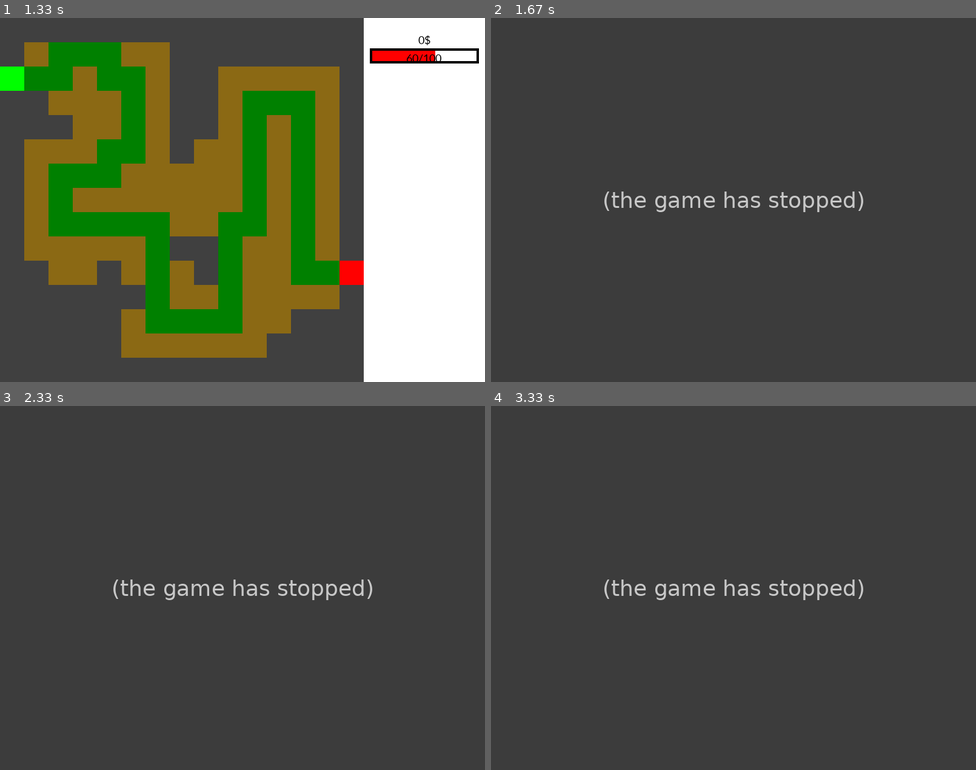
Above: before the commit, frames 1-4 (two rows, left to right).
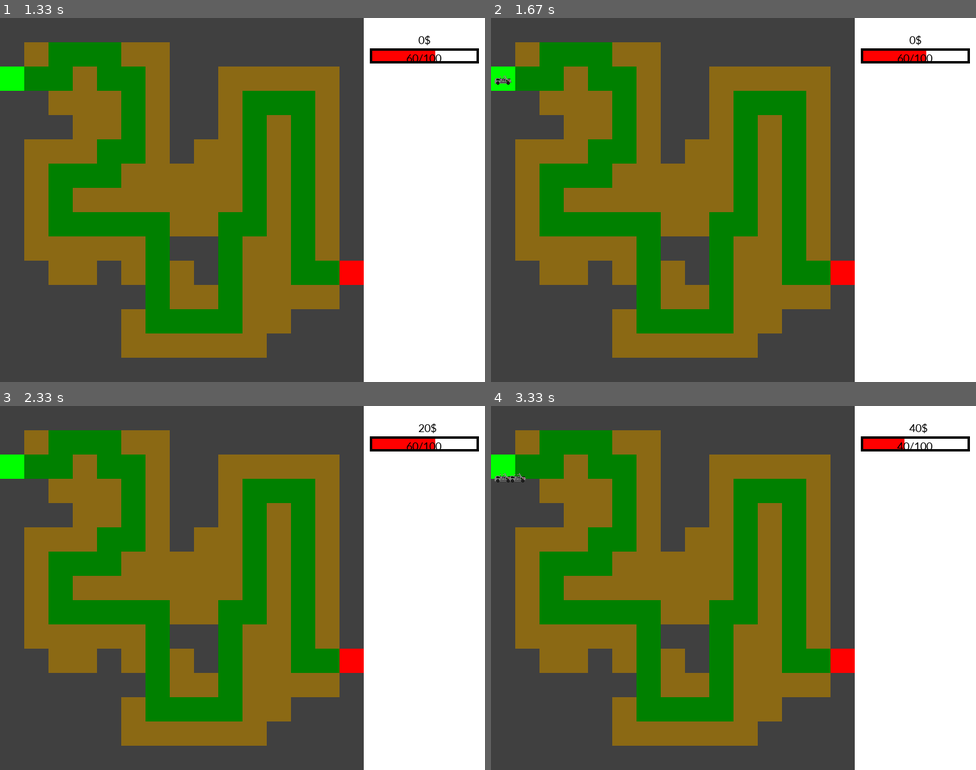
Above: after the commit, the same moments.

Repository: Dihydroxyaceton/maturita-tower-defense
Game: pygame game, started from tower defense.py
Same seed, same stepped clock (60 frames per second), same inputs: the game is played once before the commit and once after it.
Inputs:
- Up to frame 1 (1.33 s): hold D 0.33-0.8 s; hold D 0.83-1.3 s
- Up to frame 2 (1.67 s): hold S 1.33-1.63 s
- Up to frame 3 (2.33 s): hold Left 1.67-2.07 s; tap G at 1.82 s
- Up to frame 4 (3.33 s): hold Right 2.5-3.13 s; hold D 2.5-3.13 s; hold Down from 3.17 s (still down); hold S from 3.17 s (still down); tap G at 3.32 s

Frame 1 is identical in both runs. In frame 2, 69% of the frame differs, in the area x 0-100%, y 0-100%; in frame 3, 69%; in frame 4, 69%.
Error before the commit: AttributeError: 'Enemy' object has no attribute '_Sprite__g' (tower defense.py line 301); the game stopped at 1.33 s (later frames are placeholders)

Commit message:
progress

Diff:
--- a/tower defense.py
+++ b/tower defense.py
@@ -58,7 +58,7 @@
 
 class Enemy(pygame.sprite.Sprite):
 	def __init__(self, pos_x, pos_y, width, height, color, health, image): #TODO: movement speed, type
-		#super().__init__()
+		super().__init__()
 		self.image = image
 		self.rect = self.image.get_rect()
 		self.rect.center = [pos_x, pos_y]
@@ -116,6 +116,7 @@
 		self.rect = self.image.get_rect()
 		self.rect.center = [pos_x, pos_y]
 		self.delay_counter = 0
+
 
 	def drawMemory(self, surface):
 		"""creates the memory to remember whether a turret can be placed or not"""
